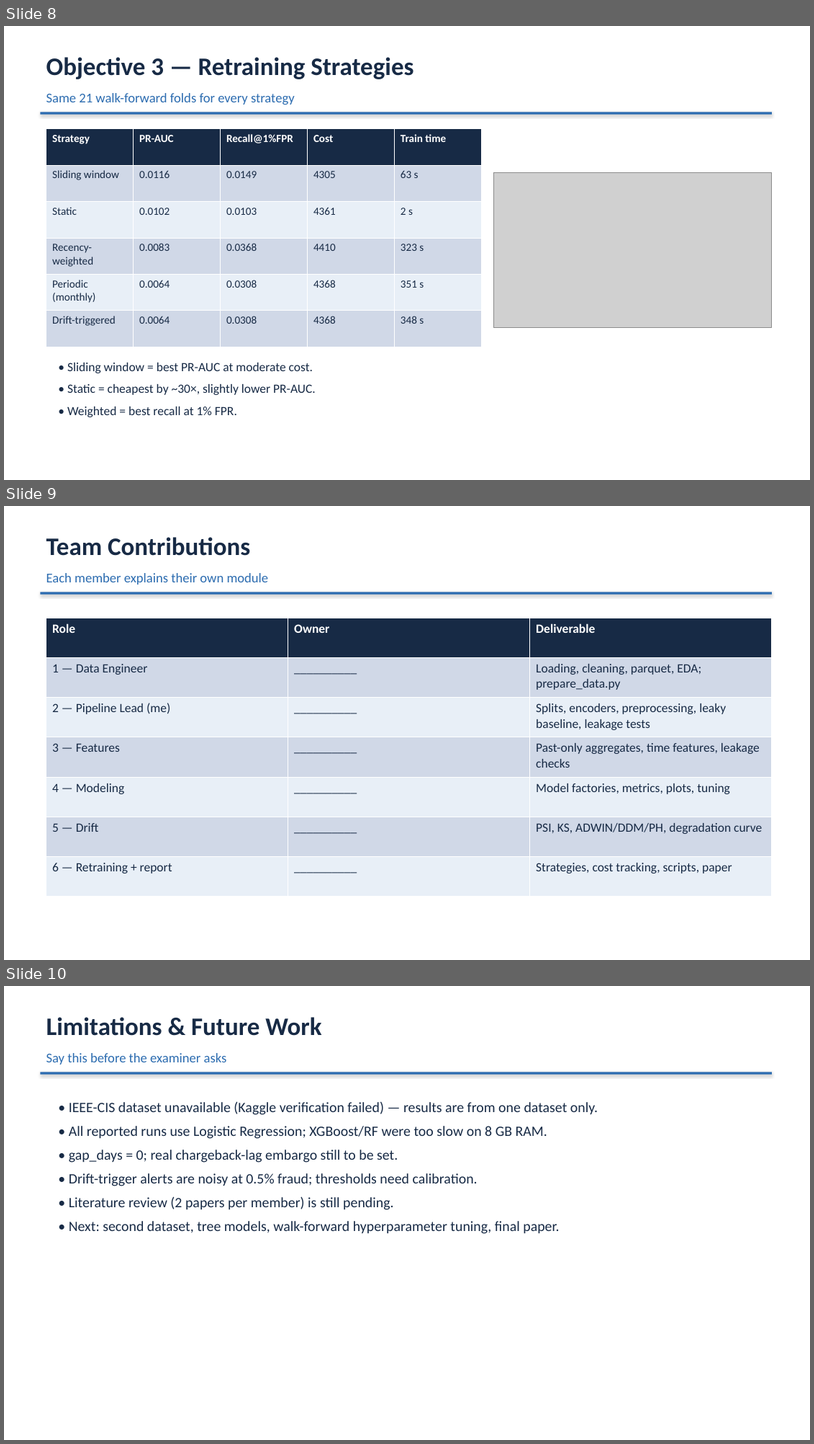
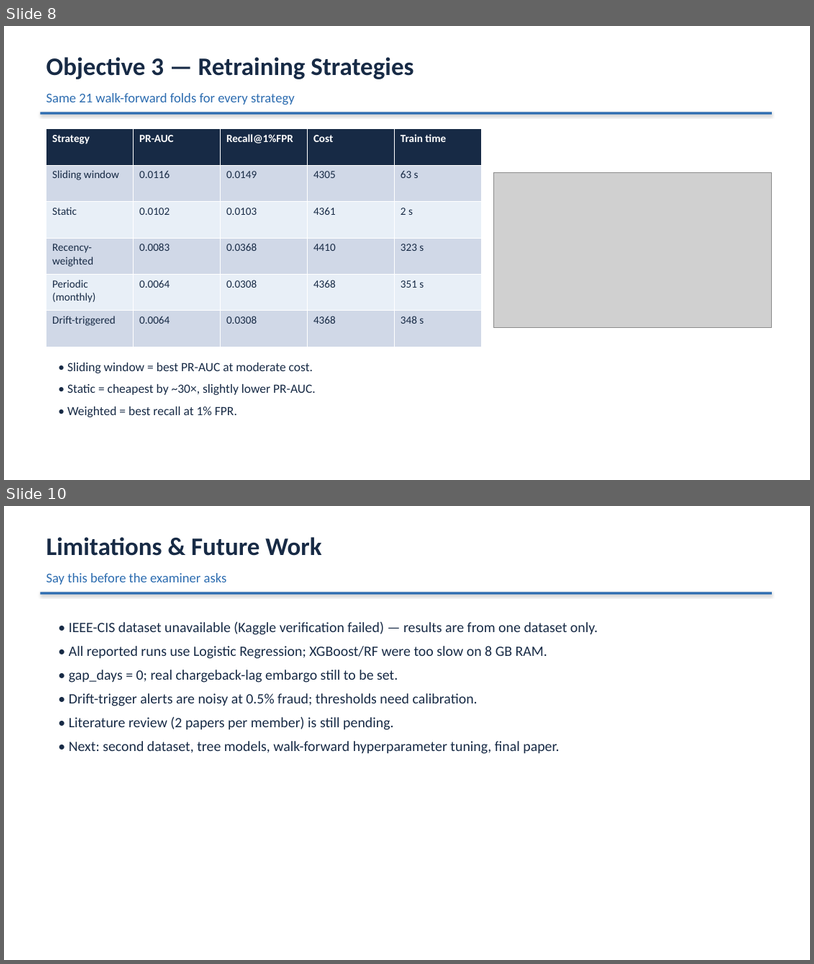
Before and after one commit to Samakshg11/fraud-drift-detection, a slide deck: docs/project_presentation.pptx. Shown one above the other, each under a label of ours: slides 8, 9 and 10 before the commit, slides 8 and 10 after it; the slides between them are not shown. The pictures are 814x1444 and 814x964 pixels, drawn with LibreOffice and Linux fonts; fonts in the diff are those of the drawing; grey boxes stand for pictures. Boxes give left, top, right and bottom in pixels: in the first picture for what was removed or moved away, otherwise in the second. Text is boxed around its words. In the diff, an @@ line names an element or a change of style, - is before the commit and + after.

Commit message:
docs: reframe presentation as project-level, remove role-based slides

```diff
--- a/docs/project_presentation.pptx
+++ b/docs/project_presentation.pptx
@@ slide 9 removed at bbox=[4, 506, 810, 960], background #FFFFFF @@
@@ text removed at bbox=[46, 537, 250, 556] @@
-Team Contributions
@@ rectangle removed at bbox=[40, 592, 772, 595] @@
@@ text removed at bbox=[46, 573, 269, 584] @@
-Each member explains their own module
@@ table removed at bbox=[46, 618, 772, 896], 7 rows, 3 columns @@
-Role | Owner | Deliverable
-1 — Data Engineer | __________ | Loading, cleaning, parquet, EDA; prepare_data.py
-2 — Pipeline Lead (me) | __________ | Splits, encoders, preprocessing, leaky baseline, leakage tests
-3 — Features | __________ | Past-only aggregates, time features, leakage checks
-4 — Modeling | __________ | Model factories, metrics, plots, tuning
-5 — Drift | __________ | PSI, KS, ADWIN/DDM/PH, degradation curve
-6 — Retraining + report | __________ | Strategies, cost tracking, scripts, paper
```
Also in this commit, not shown: 4 slides changed, 1 slide added, 4 other files.
